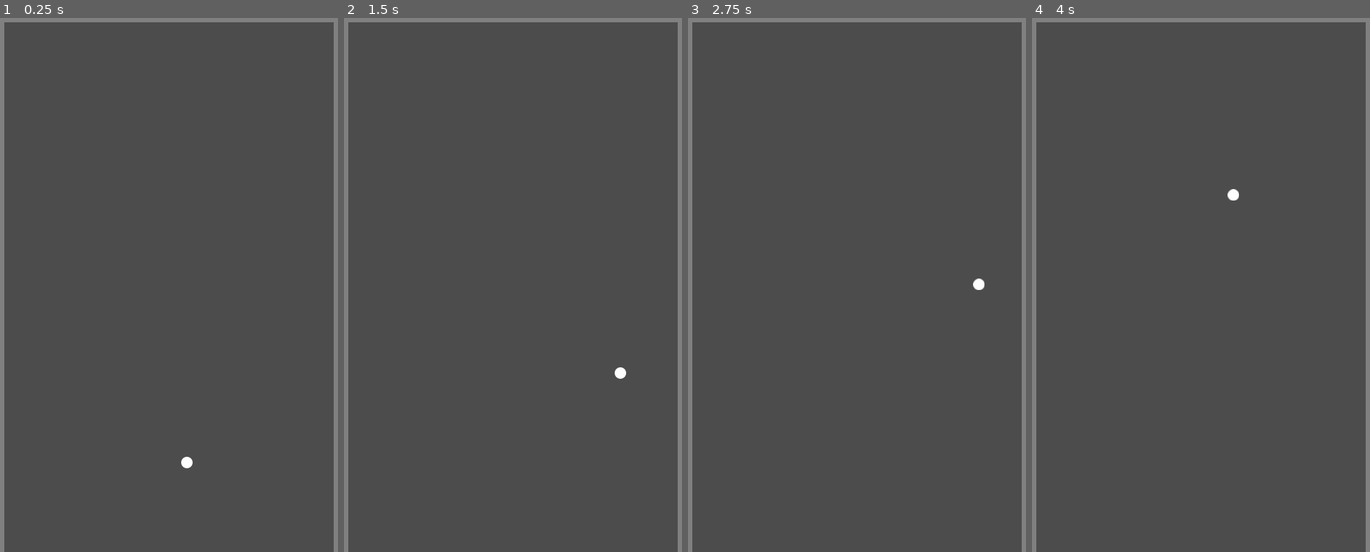
Above: before the commit, frames 1-4 (left to right).
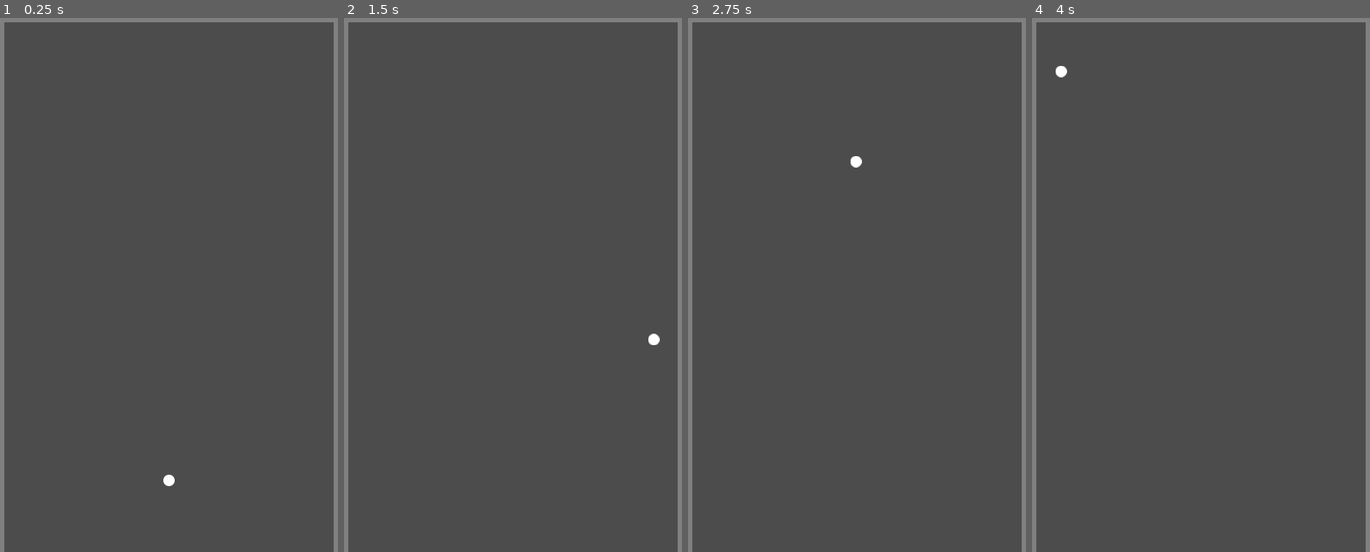
Above: after the commit, the same moments.

Repository: vivisuke/GodotBreak
Game: Godot game, scene res://MainScene.tscn
Two runs of this game, one before a commit and one after it. Both use one fixed random seed, a clock stepped at 60 frames per second and the inputs below.
Inputs:
- Up to frame 1 (0.25 s): no input
- Up to frame 2 (1.5 s): tap Enter at 0.5 s
- Up to frame 3 (2.75 s): no input
- Up to frame 4 (4 s): no input

The runs differ from the first frame. In frame 1, 0.1% of the frame differs, in the area x 48-57%, y 82-88%; in frame 2, 0.1%; in frame 3, 0.1%, in the area x 48-88%, y 25-51%; in frame 4, 0.1%.

Commit message:
0004 ◎ C 05/01 05/01 0.001│ToDo│キー押下：ポーズ切り替え

Diff:
--- a/GodotBreak/MainScene.gd
+++ b/GodotBreak/MainScene.gd
@@ -1,12 +1,18 @@
 extends Node2D
 
-var vel = Vector2(100, -100)	# 右上方向
+var pause : bool = true
+var vel = Vector2(200, -200)	# 右上方向
 
 
 func _ready():
 	pass
-
+func _input(event):
+	if event is InputEventKey and event.is_pressed():
+		pause = !pause
+	pass
 func _physics_process(delta):
+	if pause:
+		return
 	var collide = $Ball.move_and_collide(vel*delta)
 	if collide != null:
 		vel = vel.bounce(collide.normal)
Not shown, changed: GodotBreak.spr
